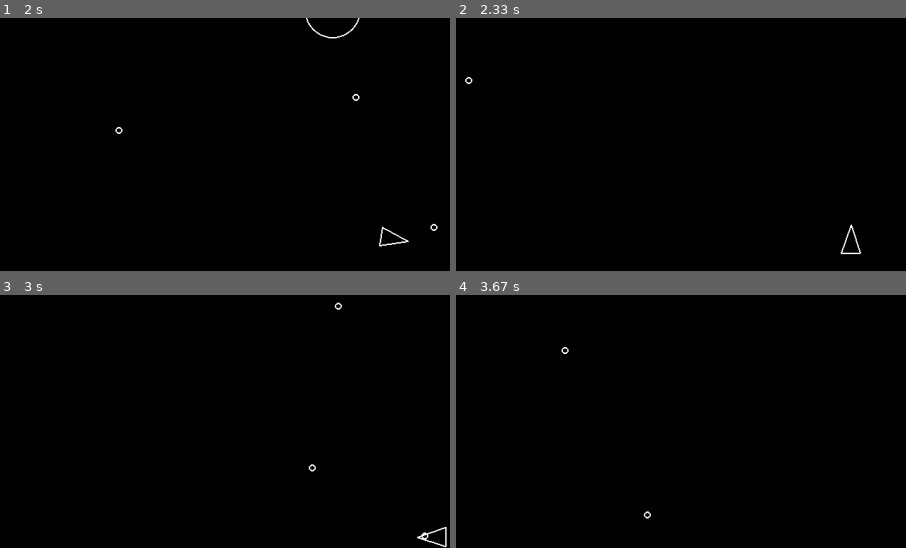
Above: before the commit, frames 1-4 (two rows, left to right).
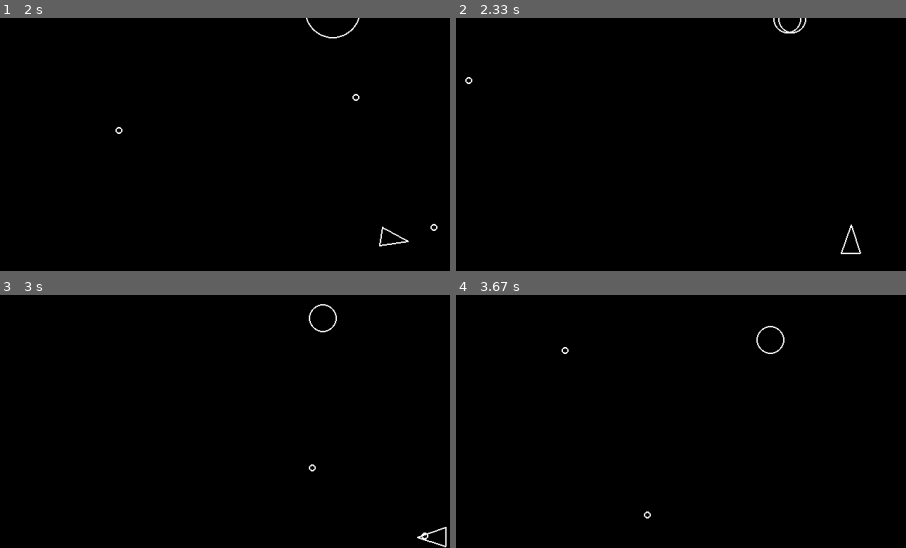
Above: after the commit, the same moments.

Repository: melaniseg/AsteroidsPyGame
Game: pygame game, started from main.py
The game is run twice, just before and just after one commit, with the same random seed, the same clock (stepped at 60 frames per second) and the same inputs.
Inputs:
- Up to frame 1 (2 s): tap Space at 0.33, 0.73, 1.03, 1.23, 1.57, 1.87 s; hold D 0.67-1.13 s; hold W 1.17-1.47 s; hold D 1.5-1.97 s
- Up to frame 2 (2.33 s): hold A from 2 s (still down); tap Space at 2.07 s
- Up to frame 3 (3 s): tap Space at 2.37, 2.63, 2.97 s; release A at 2.53 s; hold S 2.57-2.87 s; hold A from 2.9 s (still down)
- Up to frame 4 (3.67 s): tap Space at 3.27, 3.4 s; release A at 3.3 s; hold W from 3.33 s (still down)
The pictures show only the part of the screen within x 3-53%, y 0-50%; the shares and areas given below are measured in that part.

Frame 1 is identical in both runs. In frame 2, 0.2% of the frame differs, in the area x 70-78%, y 0-7%; in frame 3, 0.2%, in the area x 68-76%, y 2-16%; in frame 4, 0.2%.

Commit message:
Added the split method to the game to split asteroids

Diff:
--- a/asteroids.py
+++ b/asteroids.py
@@ -1,4 +1,5 @@
 import pygame
+import random
 from circleshape import *
 from constants import *
 
@@ -11,3 +12,17 @@
 
      def update(self, dt):
        self.position += self.velocity * dt
+
+     def split(self):
+       self.kill()
+       if self.radius <= ASTEROID_MIN_RADIUS:
+         return
+       else:
+         random_angle = random.uniform(20, 50)
+         vec1 = self.velocity.rotate(random_angle)
+         vec2 = self.velocity.rotate(-random_angle)
+         new_radius = self.radius - ASTEROID_MIN_RADIUS
+         new_asteroid1 = Asteroids(self.position[0], self.position[1], new_radius)
+         new_asteroid2 = Asteroids(self.position[0], self.position[1], new_radius)
+         new_asteroid1.velocity = vec1 * 1.2
+         new_asteroid2.velocity = vec2 * 1.2
--- a/main.py
+++ b/main.py
@@ -36,7 +36,7 @@
        for shot in shots:
          if obj.collision_check(shot):
            shot.kill()
-           obj.kill()
+           obj.split()
      screen.fill("black")
      for obj in drawable:
        obj.draw(screen)
